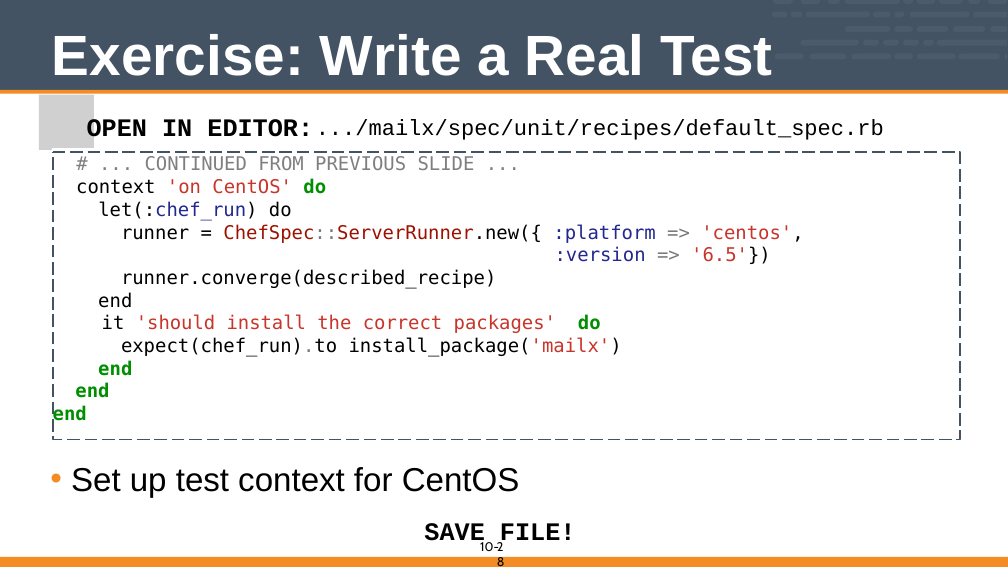
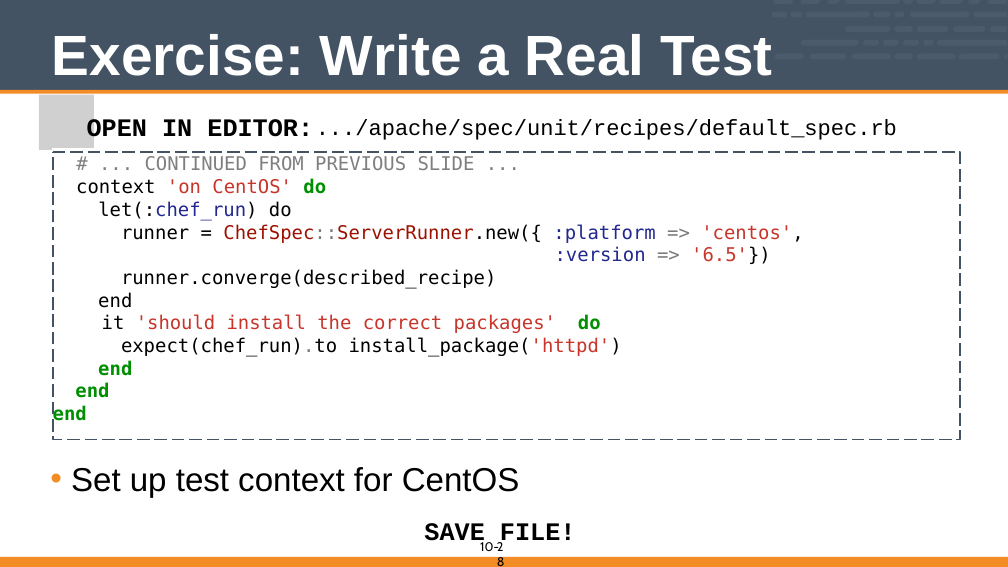
Before and after one commit to vinyar/chef-intermediate, a slide deck: slide 28 of 10-introduction_to_chefspec.pptx. Drawn at 1008x567 pixels with LibreOffice and Linux fonts; fonts in the diff are those of the drawing; grey boxes stand for pictures. Boxes give left, top, right and bottom in pixels: in the first picture for what was removed or moved away, otherwise in the second. Text is boxed around its words. In the diff, an @@ line names an element or a change of style, - is before the commit and + after.

Commit message:
Changed chefspec section to use apache as an example instead of mailx, as the chef_handlers section that included mailx has been changed to use create a file instead of using email

```diff
--- a/10-introduction_to_chefspec.pptx
+++ b/10-introduction_to_chefspec.pptx
@@ text at (316, 119, 897, 140): text changed @@
-.../mailx/spec/unit/recipes/default_spec.rb
+.../apache/spec/unit/recipes/default_spec.rb
@@ text in freeform shape at (121, 337, 622, 357): text changed @@
-expect(chef_run).to install_package('mailx')
+expect(chef_run).to install_package('httpd')
```
Also in this commit, not shown: 8 other slides changed.
